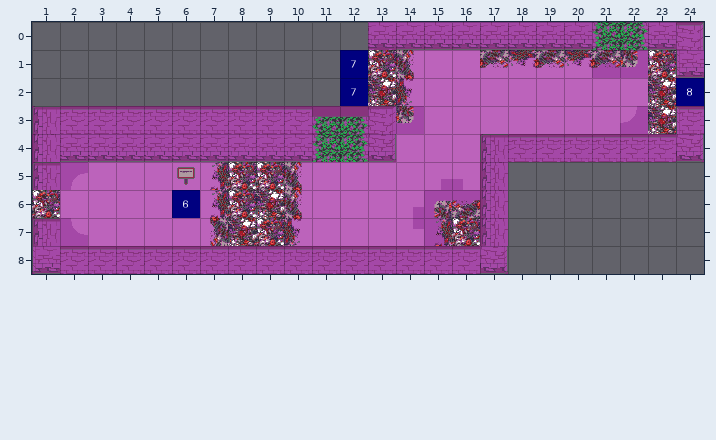
A Tiled map gets an edit: bgs/maps/garbage_02.tmx. Above, as it was before the edit.
Cells are 32x32 px. Shown: x 1..24, y 0..8. Tiles whose own drawing changed are shown in their newer look in all pictures.
Now the later version:
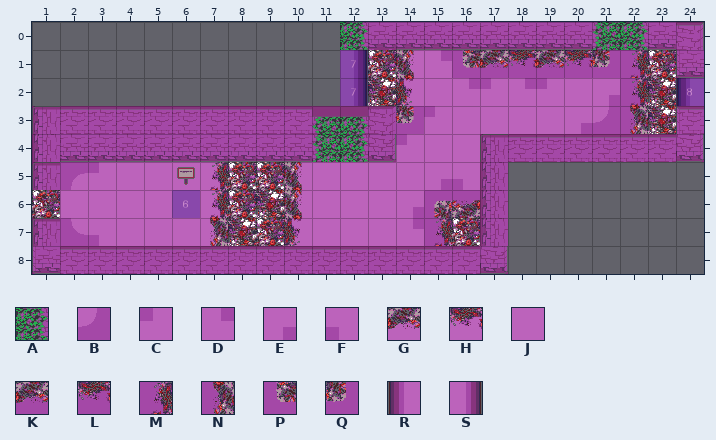
Key: from "garbage-cave01": A 16, B 19, C 21, D 22, E 23, F 24, G 30, H 31, J 38, K 39, L 40, M 41, N 42, P 47, Q 50, R 56, S 58.
_ is an empty cell.
Diff:
layer "actions" opacity 100% -> 27%
Layer "decor":
There is now tile A in row 0 at x 12.
The edit turns tile J into tile B in row 3 at x 21.
The edit turns tile J into tile C in row 2 at x 17 and 19; in row 3 at x 15; in row 4 at x 14; in row 5 at x 3.
The edit turns tile J into tile D in row 1 at x 15; in row 2 at x 16 and 18.
The edit turns tile J into tile E in row 2 at x 21; in row 3 at x 20.
The edit turns tile J into tile F in row 7 at x 3.
The edit turns tile G into tile K in row 1 at x 17 and 19.
The edit turns tile H into tile L in row 1 at x 18 and 20.
The edit turns tile J into tile M in row 2 at x 22.
The edit turns tile Q into tile M in row 1 at x 22.
The edit turns tile B into tile N in row 3 at x 22.
The edit turns tile J into tile P in row 1 at x 16.
The edit turns tile K into tile Q in row 1 at x 21.
There is now tile R in row 2 at x 24.
There is now tile S in rows 1 to 2 at x 12.
